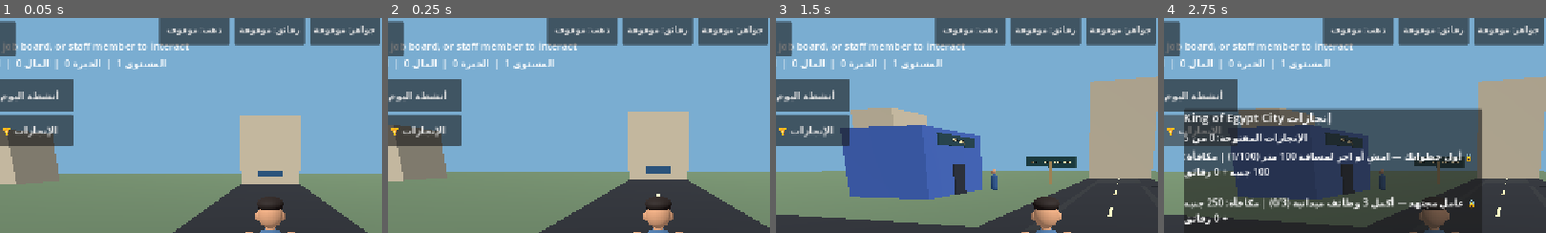
Above: before the commit, frames 1-4 (left to right).
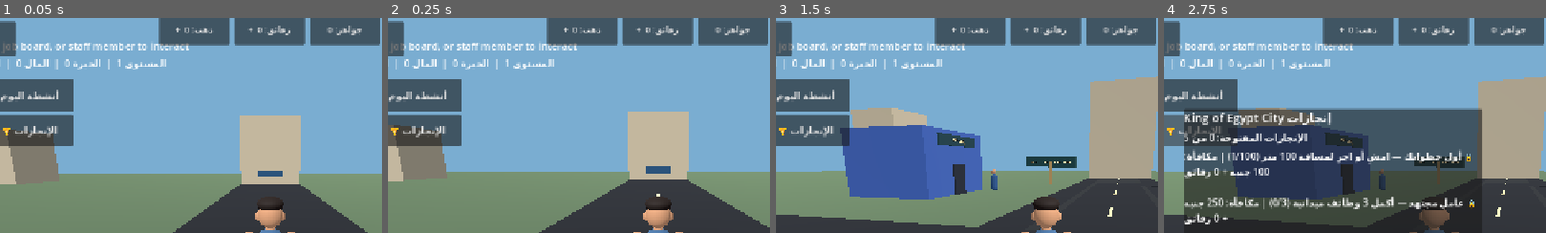
Above: after the commit, the same moments.

Repository: gamalalaraby1988-dotcom/King-Egypt-
Game: Godot game, scene res://scenes/main.tscn
The game is run twice, just before and just after one commit, with the same random seed, the same clock (stepped at 60 frames per second) and the same inputs.
Inputs (mouse positions are % of the whole screen's width and height, from its top left):
- Up to frame 1 (0.05 s): no input
- Up to frame 2 (0.25 s): no input
- Up to frame 3 (1.5 s): tap Enter at 0.5 s; move the mouse to (72, 45) at 0.52 s; hold D (move_right) 0.53-1.25 s; hold Shift (sprint) 0.53-1.25 s; click (72, 45) at 0.67 s; drag from (30, 55) to (45, 70) at 1.27 s
- Up to frame 4 (2.75 s): click "الإنجازات 🏆" at 2 s
The pictures show only the part of the screen within x 15-65%, y 2-52%; the shares and areas given below are measured in that part.

The runs differ from the first frame. In frame 1, 0.9% of the frame differs, in the area x 43-98%, y 3-8%; in frame 2, 0.9%; in frame 3, 0.9%; in frame 4, 0.9%.

Commit message:
Initialize legacy profile balances with new wallet schema

Diff:
--- a/scripts/wallet_manager.gd
+++ b/scripts/wallet_manager.gd
@@ -247,6 +247,10 @@
 	return true
 
 func _persist_wallet(config: ConfigFile) -> bool:
+	# اكتب حقلي التوافق القديمين عند إنشاء ملف محفظة جديد/ترحيل قديم.
+	# بدون ذلك سيعتبر فحص الاتساق القيم المفقودة تعارضًا ويوقف أول حفظ للاعب جديد.
+	config.set_value("profile", "money", int(balances["money"]))
+	config.set_value("profile", "chips", int(balances["chips"]))
 	config.set_value("wallet", "schema_version", SCHEMA_VERSION)
 	config.set_value("wallet", "balances", balances)
 	config.set_value("wallet", "receipts", receipts)
